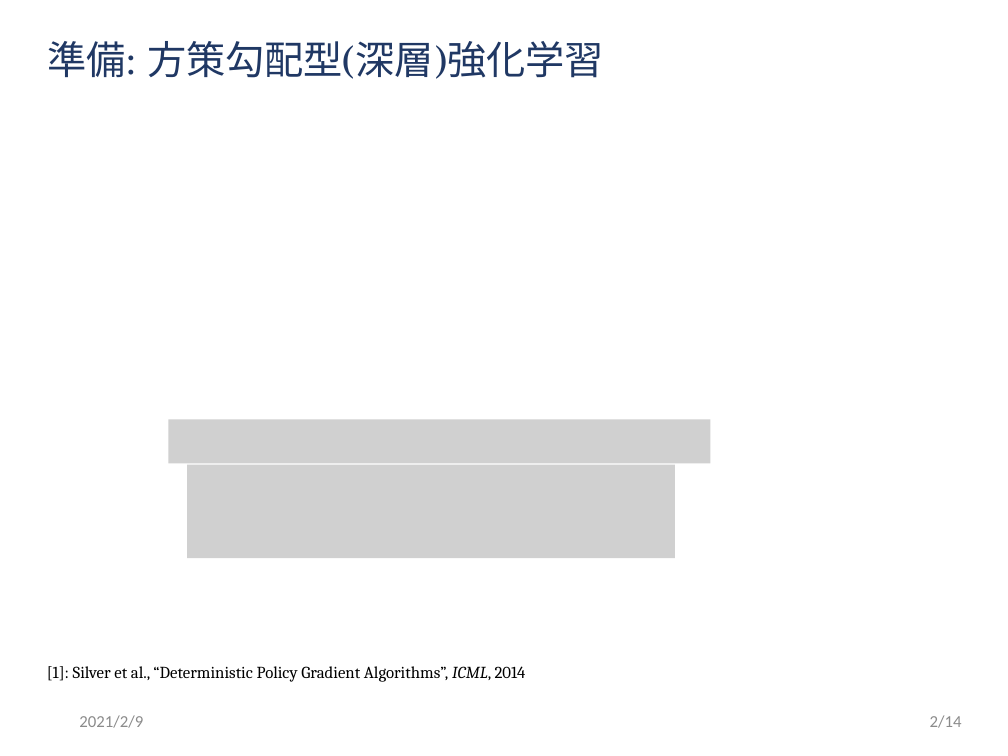
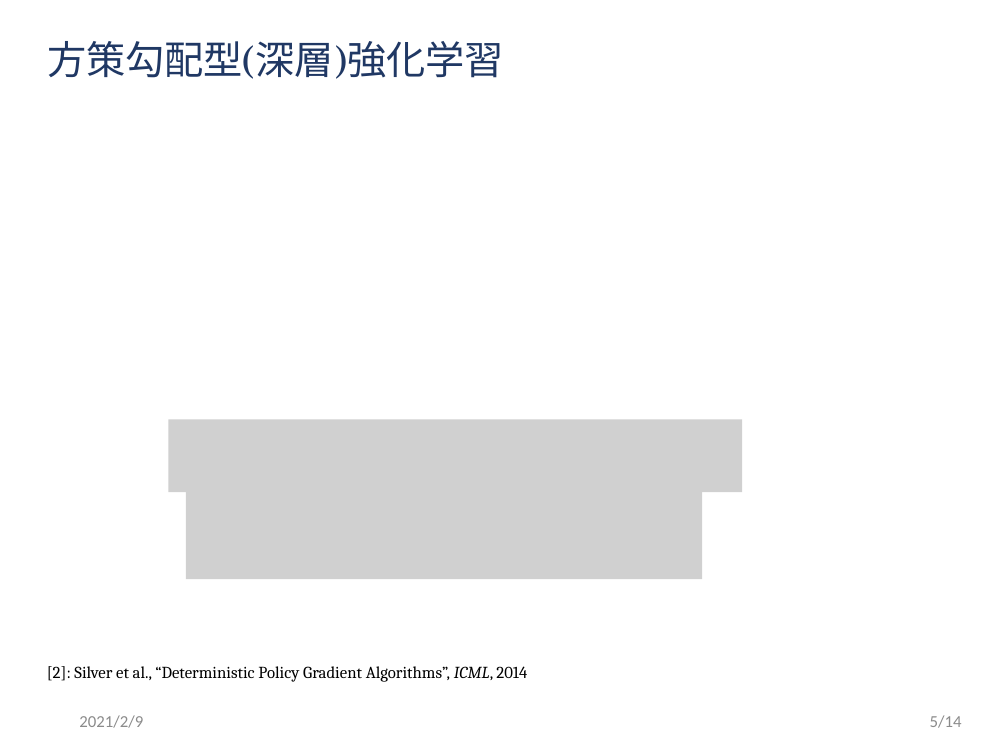
Before and after one commit to ibuki1024/thesis, a slide deck: slide 6 of slide/master.pptx (slide 3 before the commit). Drawn at 1008x756 pixels with LibreOffice and Linux fonts; fonts in the diff are those of the drawing; grey boxes stand for pictures; background and template pictures are left out. Boxes give left, top, right and bottom in pixels: in the first picture for what was removed or moved away, otherwise in the second. Text is boxed around its words. In the diff, an @@ line names an element or a change of style, - is before the commit and + after.

```diff
--- a/slide/master.pptx
+++ b/slide/master.pptx
@@ title at (x1=47, y1=41, x2=504, y2=79): text changed @@
-準備: 方策勾配型(深層)強化学習
+方策勾配型(深層)強化学習
@@ picture resized from (x1=168, y1=419, x2=711, y2=464) to (x1=168, y1=419, x2=742, y2=492) @@
@@ picture resized from (x1=187, y1=465, x2=675, y2=558) to (x1=185, y1=486, x2=702, y2=580) @@
@@ text at (x1=47, y1=666, x2=527, y2=682): text changed @@
-[1]: Silver et al., “Deterministic Policy Gradient Algorithms”, ICML, 2014
+[2]: Silver et al., “Deterministic Policy Gradient Algorithms”, ICML, 2014
@@ page number at (x1=930, y1=715, x2=962, y2=728): text changed @@
-2/14
+5/14
```
Also in this commit, not shown: 5 other slides changed, 4 slides added, 1 slide removed, 4 other files.
